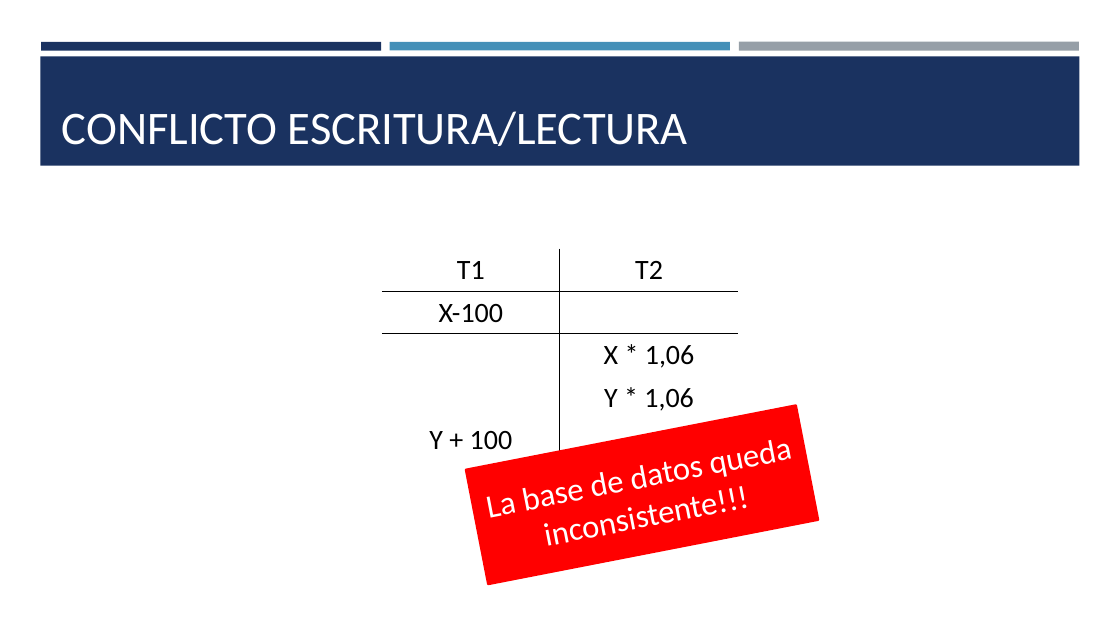
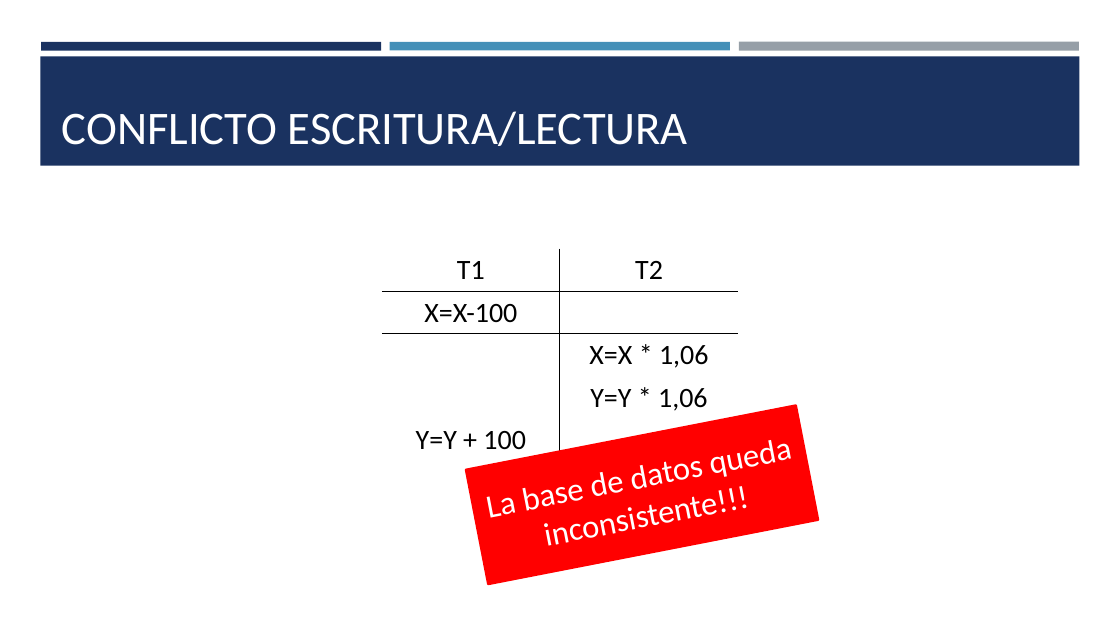
Before and after one commit to scferrada/academic-kickstart, a slide deck: slide 16 of static/pptx/transaccionesI.pptx. Drawn at 1120x630 pixels with LibreOffice and Linux fonts; fonts in the diff are those of the drawing. Boxes give left, top, right and bottom in pixels: in the first picture for what was removed or moved away, otherwise in the second. Text is boxed around its words. In the diff, an @@ line names an element or a change of style, - is before the commit and + after.

```diff
--- a/static/pptx/transaccionesI.pptx
+++ b/static/pptx/transaccionesI.pptx
@@ table at bbox=[382, 249, 739, 459] @@
-row 2, column 1: X-100
+row 2, column 1: X=X-100
-row 3, column 2: X * 1,06
+row 3, column 2: X=X * 1,06
-row 4, column 2: Y * 1,06
+row 4, column 2: Y=Y * 1,06
-row 5, column 1: Y + 100
+row 5, column 1: Y=Y + 100
```
Also in this commit, not shown: 5 other slides changed, 1 slide added, 1 other file.
